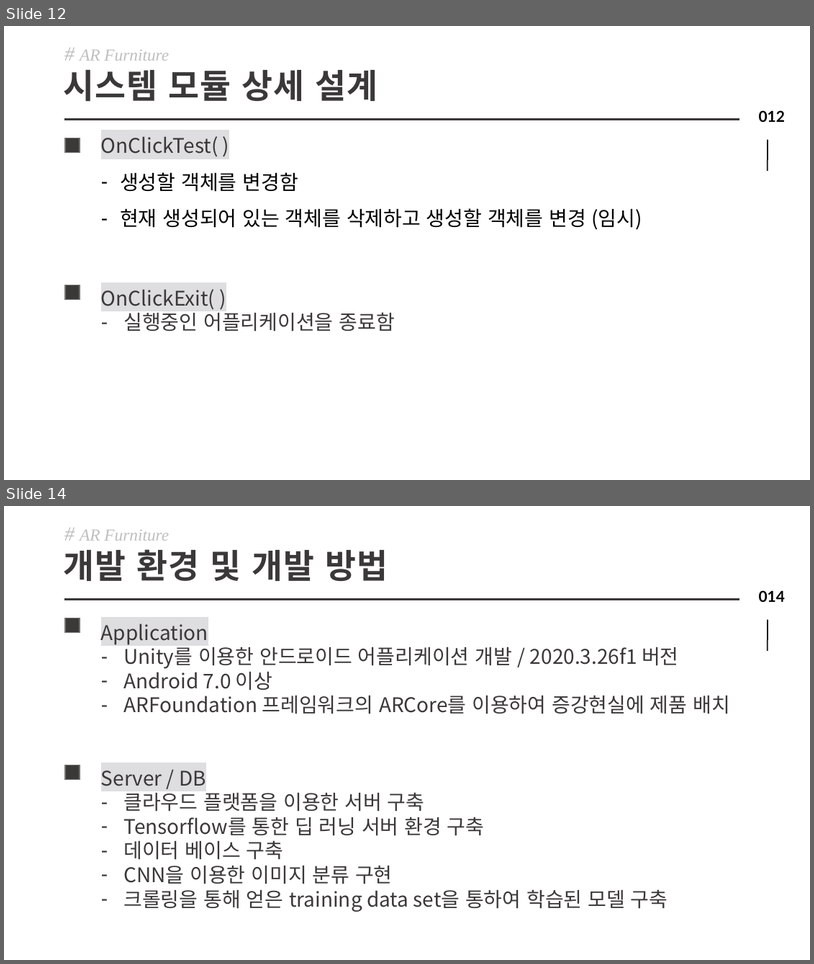
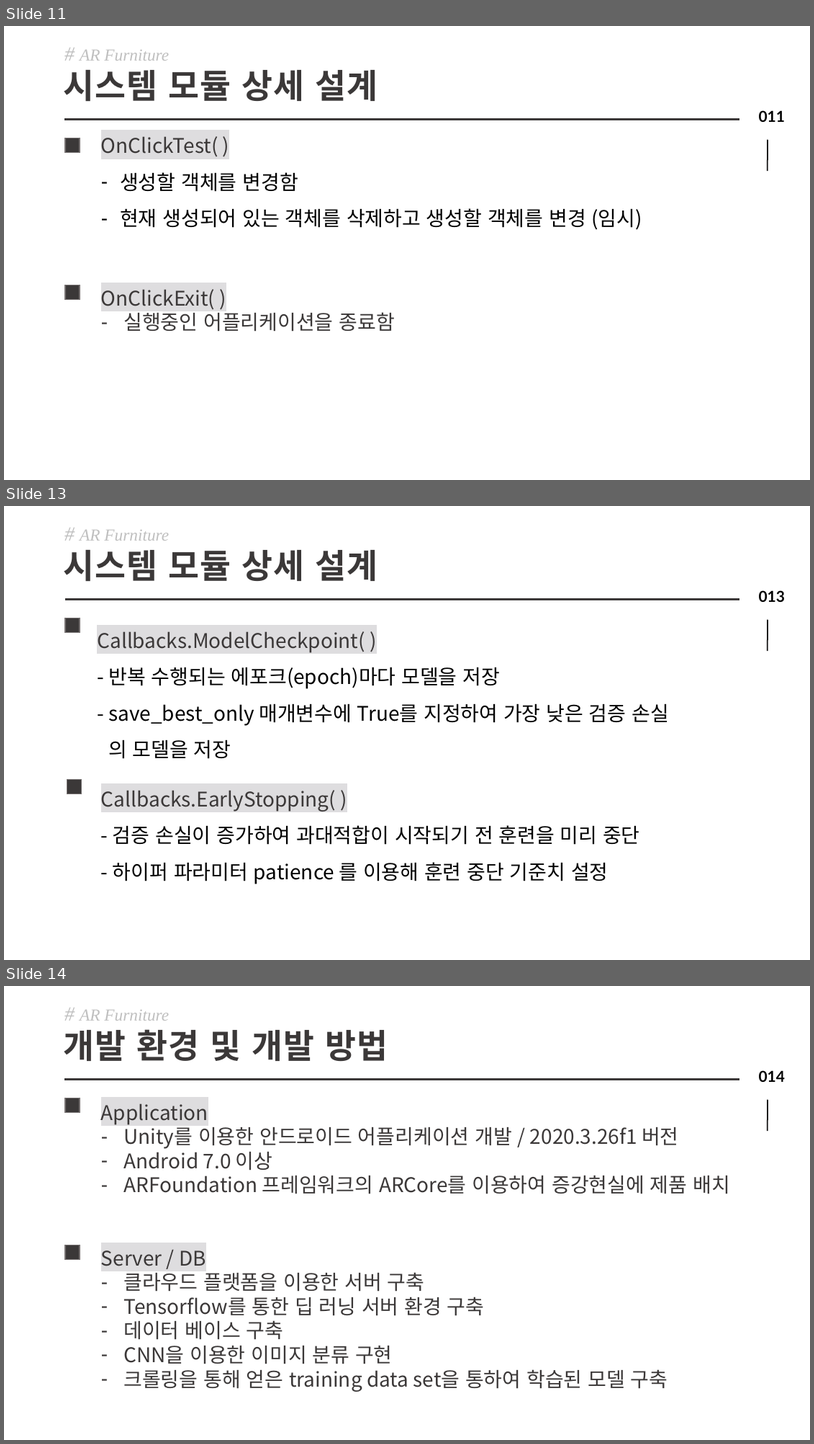
Before and after one commit to wlsdnjs0707/KPU_FurnitureArrangement, a slide deck: 제안서,계획서/2차/종합설계_2차설계서.pptx. Shown one above the other, each under a label of ours: slides 12 and 14 before the commit, slides 11, 13 and 14 after it; the slides between them are not shown. The pictures are 814x964 and 814x1444 pixels, drawn with LibreOffice and Linux fonts; fonts in the diff are those of the drawing. Boxes give left, top, right and bottom in pixels: in the first picture for what was removed or moved away, otherwise in the second. Text is boxed around its words. In the diff, an @@ line names an element or a change of style, - is before the commit and + after.

```diff
--- a/제안서,계획서/2차/종합설계_2차설계서.pptx
+++ b/제안서,계획서/2차/종합설계_2차설계서.pptx
@@ slide 13 added at (4,506,810,960), background #FFFFFF; not listed: 2 template elements that a slide beside it also shows @@
@@ text added at (80,530,169,541), 20 pt, text #BFBFBF, italic @@
+# AR Furniture
@@ text added at (63,550,378,581), 40 pt, text #3B3838, bold @@
+시스템 모듈 상세 설계
@@ line added from (65, 600) to (741, 600), #3B3838 2.75 pt @@
@@ rectangle added at (65,618,80,633), fill #3B3838, outline #767171 1 pt @@
@@ text added at (97,631,669,759), 24 pt, text #000000 @@
+Callbacks.ModelCheckpoint( )
+- 반복 수행되는 에포크(epoch)마다 모델을 저장
+- save_best_only 매개변수에 True를 지정하여 가장 낮은 검증 손실
+의 모델을 저장
@@ rectangle added at (67,780,82,794), fill #3B3838, outline #767171 1 pt @@
@@ text added at (101,790,640,884), 24 pt, text #000000 @@
+Callbacks.EarlyStopping( )
+- 검증 손실이 증가하여 과대적합이 시작되기 전 훈련을 미리 중단
+- 하이퍼 파라미터 patience 를 이용해 훈련 중단 기준치 설정
@@ what was slide 12 is now slide 11 @@
@@ page number at (759,110,786,122): text changed @@
-012
+011
```
Also in this commit, not shown: 6 slides changed, 1 slide removed, 3 other files.
